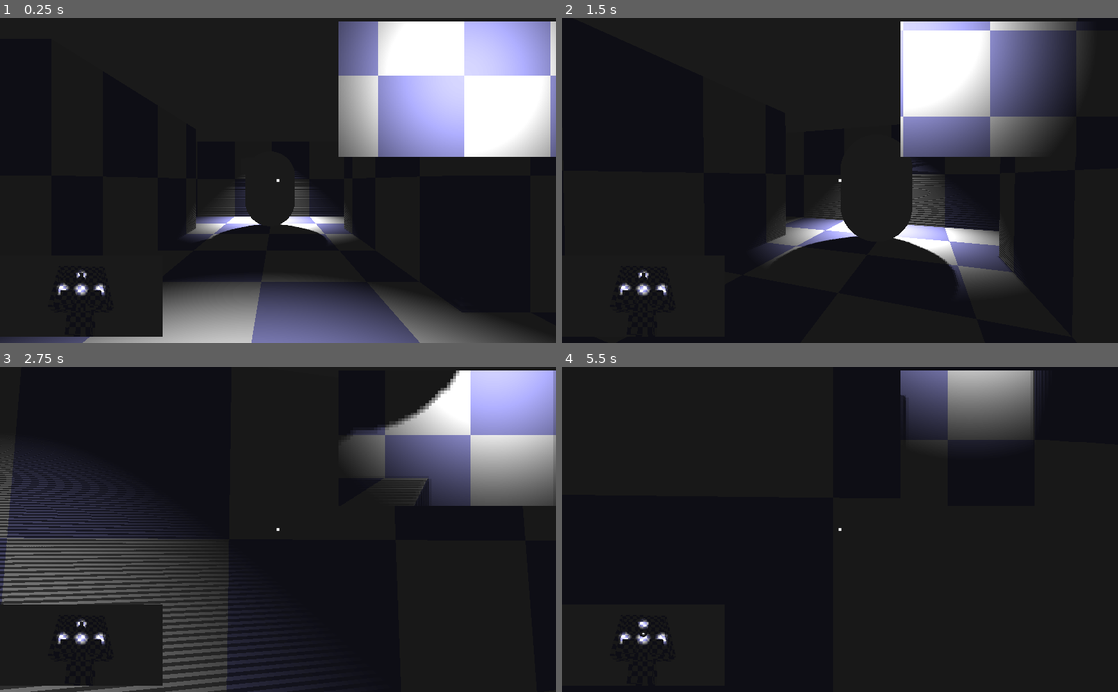
Above: before the commit, frames 1-4 (two rows, left to right).
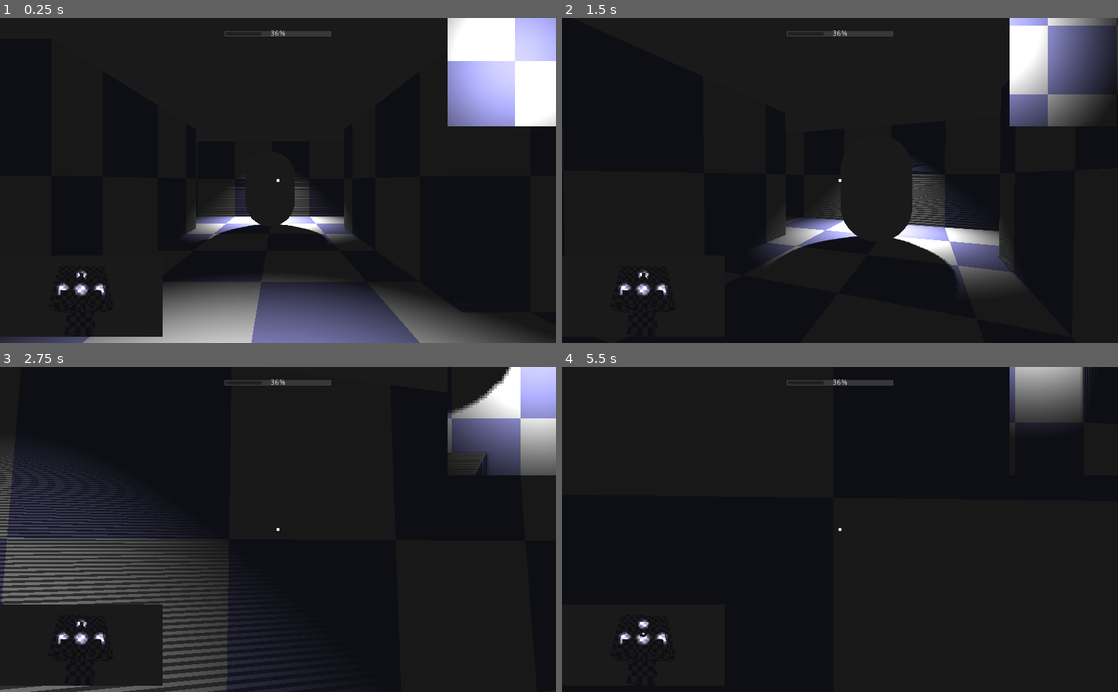
Above: after the commit, the same moments.

Repository: anthonyfinch/LD51
Game: Godot game, scene res://levels/TestLevel1.tscn
The game is run twice, just before and just after one commit, with the same random seed, the same clock (stepped at 60 frames per second) and the same inputs. The project has no main scene, so this scene is started directly.
Inputs (mouse positions are in pixels of both pictures, inside the frame that each line leads up to):
- Up to frame 1 (0.25 s): no input
- Up to frame 2 (1.5 s): move the mouse to (867, 180) at 0.52 s; hold W (forward) from 0.53 s (still down); tap Space (jump) at 0.77 s; move the mouse to (812, 180) at 1.27 s
- Up to frame 3 (2.75 s): keep holding W (forward); tap Space (jump) at 1.52 s; move the mouse to (289, 523) at 2.02 s
- Up to frame 4 (5.5 s): keep holding W (forward); move the mouse to (834, 536) at 2.77 s; tap Space (jump) at 3.02, 3.77, 4.52 s; move the mouse to (878, 532) at 3.52 s; move the mouse to (795, 526) at 4.27 s; move the mouse to (845, 529) at 5.02 s

The runs differ from the first frame. In frame 1, 15% of the frame differs, in the area x 40-100%, y 0-43%; in frame 2, 15%; in frame 3, 11%; in frame 4, 6.2%.

Commit message:
basic visibility calculation and ui display for it

Diff:
--- a/player/Player.gd
+++ b/player/Player.gd
@@ -9,23 +9,46 @@
 export (float) var max_slope_angle = 90.0
 export (float) var mouse_sensitivity = 0.4
 
-onready var camera = $Head/Pivot/Camera
-onready var pivot = $Head/Pivot
-onready var visi_cam = $ViewportContainer/Viewport/VisibilityCamera
+export (float) var min_visisibility_cutoff = 10.0
+export (float) var max_visisibility_cutoff = 220.0
+
+onready var camera : Camera = $Head/Pivot/Camera
+onready var pivot : Spatial = $Head/Pivot
+onready var visi_viewport : Viewport = $ViewportContainer/Viewport
+onready var visi_cam : Camera = $ViewportContainer/Viewport/VisibilityCamera
+onready var visi_timer : Timer = $VisibilityTimer
+onready var visi_bar : ProgressBar = $UI/Visibility
 
 var dir = Vector3()
 var vel = Vector3()
+var visibility = 0.0
 
 
 func _ready():
 	Input.set_mouse_mode(Input.MOUSE_MODE_CAPTURED)
+	visi_timer.connect("timeout", self, "_update_visibility")
+	_update_visibility()
+
+func _update_visibility():
+	var visi_img = visi_viewport.get_texture().get_data()
+	visi_img.lock()
+
+	var raw_pix = visi_img.get_data()
+	var total = 0.0
+
+	for pix in raw_pix:
+		total += pix
+
+	var raw_vis = total / (raw_pix.size())
+	var clamped_vis = clamp(raw_vis, min_visisibility_cutoff, max_visisibility_cutoff)
+	visibility = clamped_vis / (max_visisibility_cutoff - min_visisibility_cutoff)
+	visi_bar.value = visibility
 
 func _physics_process(delta):
-	process_input(delta)
-	process_movement(delta)
+	_process_input(delta)
+	_process_movement(delta)
 
-
-func process_input(_delta):
+func _process_input(_delta):
 
 	dir = Vector3()
 	var cam_xform = camera.get_global_transform()
@@ -56,7 +79,7 @@
 		else:
 			Input.set_mouse_mode(Input.MOUSE_MODE_VISIBLE)
 
-func process_movement(delta):
+func _process_movement(delta):
 	dir.y = 0
 	dir = dir.normalized()
 
@@ -82,7 +105,6 @@
 
 	visi_cam.global_transform.origin = Vector3(global_transform.origin.x, visi_cam.global_transform.origin.y, global_transform.origin.z)
 
-
 func _input(event):
 	if event is InputEventMouseMotion and Input.get_mouse_mode() == Input.MOUSE_MODE_CAPTURED:
 		pivot.rotate_x(-1 * deg2rad(event.relative.y * mouse_sensitivity))
--- a/player/Player.tscn
+++ b/player/Player.tscn
@@ -28,16 +28,34 @@
 current = true
 
 [node name="ViewportContainer" type="ViewportContainer" parent="."]
-margin_left = 624.0
-margin_top = 6.0
-margin_right = 1024.0
-margin_bottom = 256.0
+anchor_left = 1.0
+anchor_right = 1.0
+margin_left = -200.0
+margin_bottom = 200.0
 
 [node name="Viewport" type="Viewport" parent="ViewportContainer"]
-size = Vector2( 400, 250 )
+size = Vector2( 200, 200 )
 handle_input_locally = false
 render_target_update_mode = 3
 shadow_atlas_size = 512
 
 [node name="VisibilityCamera" type="Camera" parent="ViewportContainer/Viewport"]
 transform = Transform( 1, 0, 0, 0, -4.37114e-08, 1, 0, -1, -4.37114e-08, 0, 2.24771, 0 )
+
+[node name="VisibilityTimer" type="Timer" parent="."]
+wait_time = 0.25
+autostart = true
+
+[node name="UI" type="Control" parent="."]
+anchor_right = 1.0
+anchor_bottom = 1.0
+
+[node name="Visibility" type="ProgressBar" parent="UI"]
+anchor_left = 0.5
+anchor_right = 0.5
+margin_left = -100.0
+margin_top = 22.0
+margin_right = 100.0
+margin_bottom = 36.0
+rect_min_size = Vector2( 200, 0 )
+max_value = 1.0
